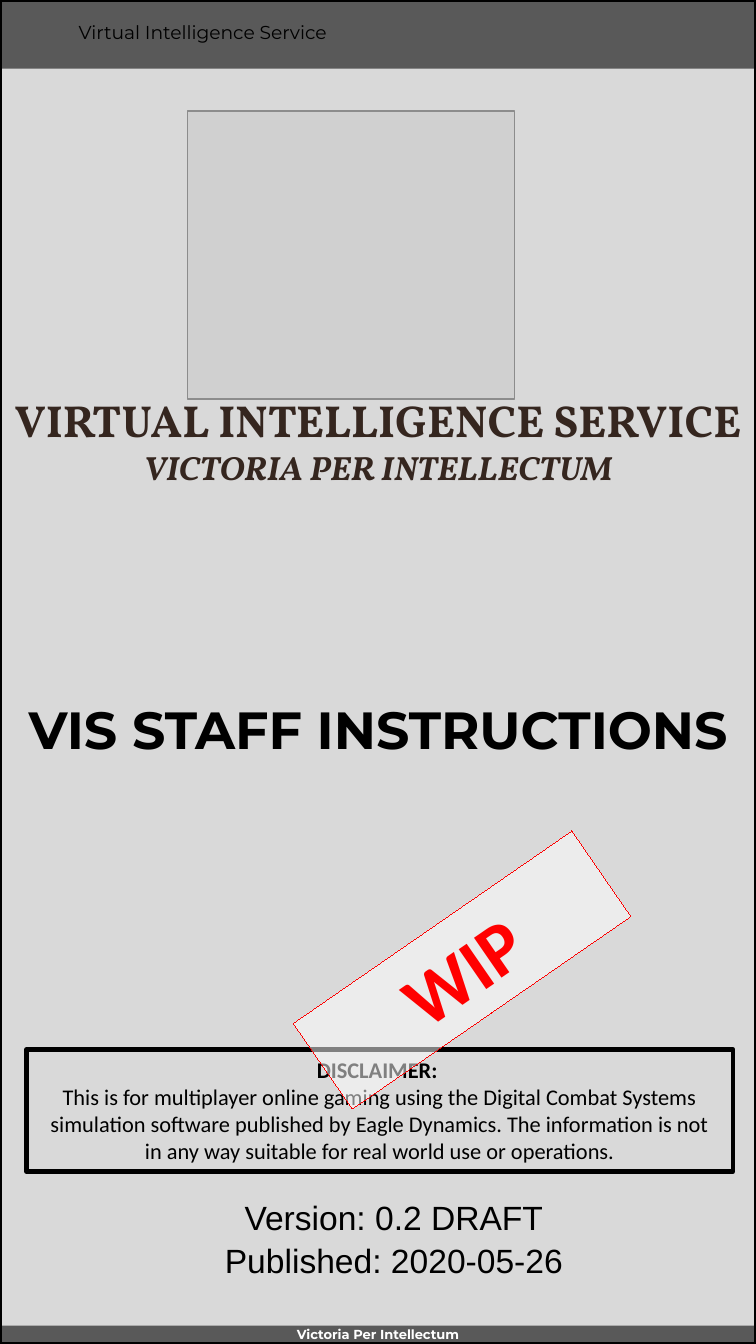
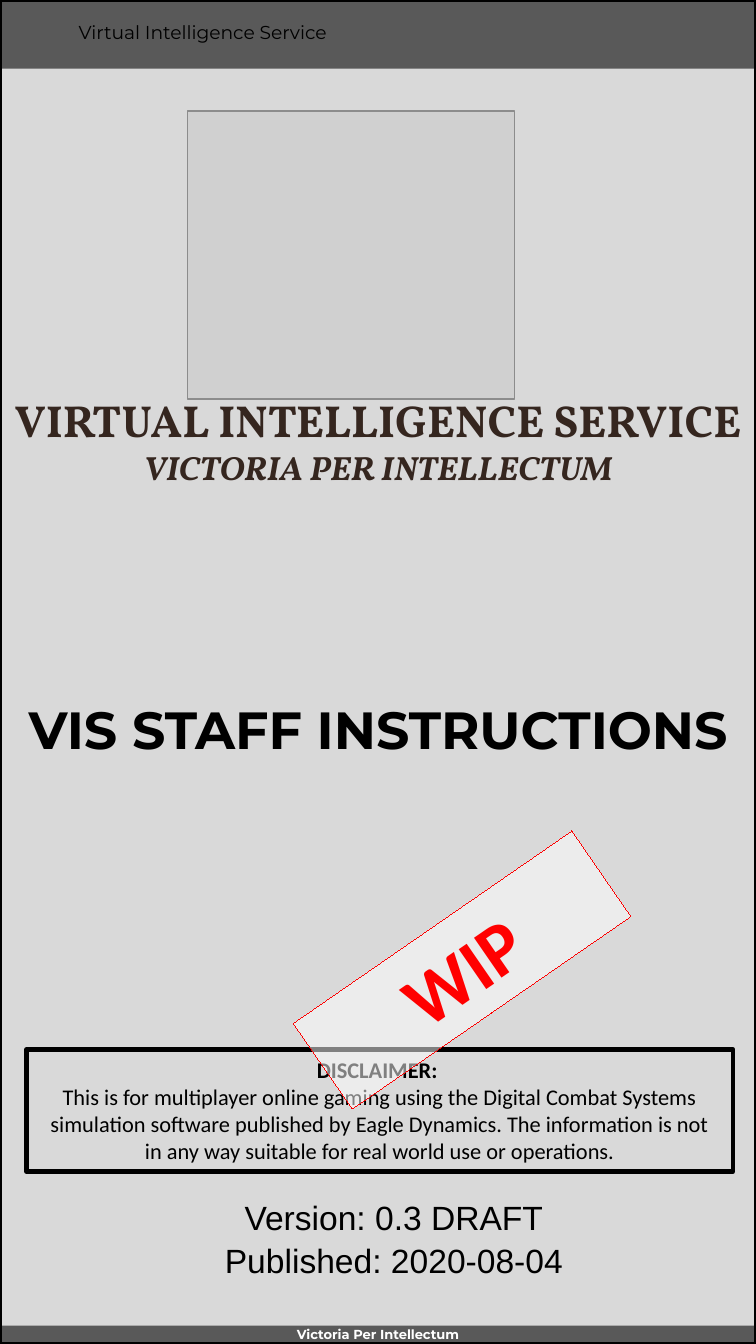
Before and after one commit to 132nd-vWing/VIS, a slide deck: slide 1 of VIS WORKSPACE/VIS Instructions.pptx. Drawn at 756x1344 pixels with LibreOffice and Linux fonts; fonts in the diff are those of the drawing; grey boxes stand for pictures; background and template pictures are left out. Boxes give left, top, right and bottom in pixels: in the first picture for what was removed or moved away, otherwise in the second. Text is boxed around its words. In the diff, an @@ line names an element or a change of style, - is before the commit and + after.

```diff
--- a/VIS WORKSPACE/VIS Instructions.pptx
+++ b/VIS WORKSPACE/VIS Instructions.pptx
@@ text at (245, 1205, 543, 1231): text changed @@
-Version: 0.2 DRAFT
+Version: 0.3 DRAFT
@@ text at (225, 1248, 563, 1274): text changed @@
-Published: 2020-05-26
+Published: 2020-08-04
```
Also in this commit, not shown: 5 other slides changed, 1 slide removed, 6 other files.
